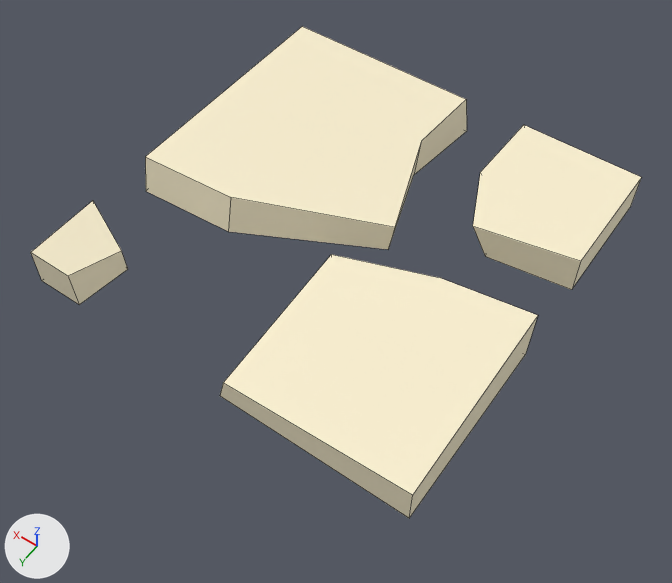
The FBX model Assets/Imported Assets/B&J Studio/Models/Destroy_Plate_3.fbx: old version first, new version second.
Before and after are seen from a 50 mm lens placed at (-2.56, 3.74, 5.01), pointed at (-0.16, 0.38, -0.26). Lighting does not change. The marker at lower left points along +X, +Y and +Z. The picture after the commit comes second. Mesh edges are drawn as thin lines. Where no turn or scale is listed for an object, it has been applied to the vertices.

The first picture shows 'Destroy_Plate_3'.
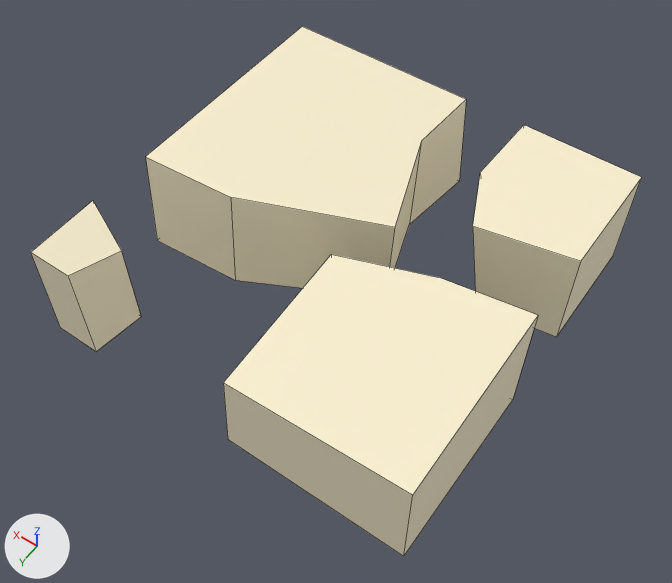
Where the newer file only moved an object's origin or applied its transform, the numbers keep the older frame.

Changed parts and their boxes [x1, y1, x2, y2] in the pictures (672 x 583 px; the box of a moved part takes in the faces that stretch with it):
'Destroy_Plate_3', reshaped (8% taller)
    before: [31, 26, 641, 518]
    after: [31, 26, 641, 556]
part 1 of me_destroy_plate_3, moved or reshaped
    before: [31, 100, 641, 518]
    after: [31, 100, 641, 556]

The change, as a diff of the scene's bpy script:
```diff
--- a/Assets/Imported Assets/B&J Studio/Models/Destroy_Plate_3.fbx.py
+++ b/Assets/Imported Assets/B&J Studio/Models/Destroy_Plate_3.fbx.py
@@ me_destroy_plate_3 @@
 # used by ob_destroy_plate_3; location = (0.0, 0.0, 0.0)
-me_destroy_plate_3.from_pydata(...)  # 40 vertices, 28 faces; spans x -1.58..1.42, y -1.35..1.65, z 0.0..0.4
+me_destroy_plate_3.from_pydata(...)  # 40 vertices, 28 faces; spans x -1.58..1.42, y -1.35..1.65, z -0.56..0.4
+# me_destroy_plate_3 part 1: all 20 vertices in x -1.58..1.42, y -1.35..1.65, z 0.0 are moved by (0.0, 0.0, -0.56)
 me_destroy_plate_3.materials.append(mat_stone_material_1_003)
```
